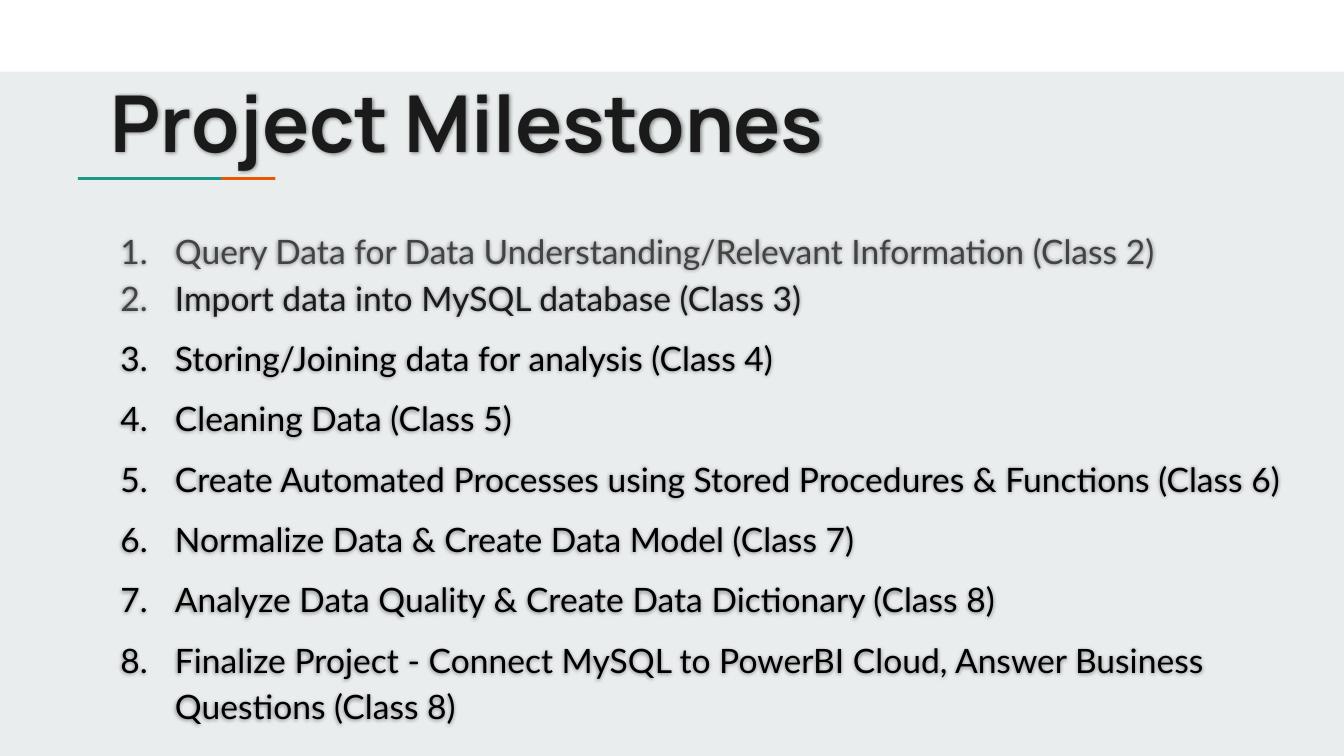
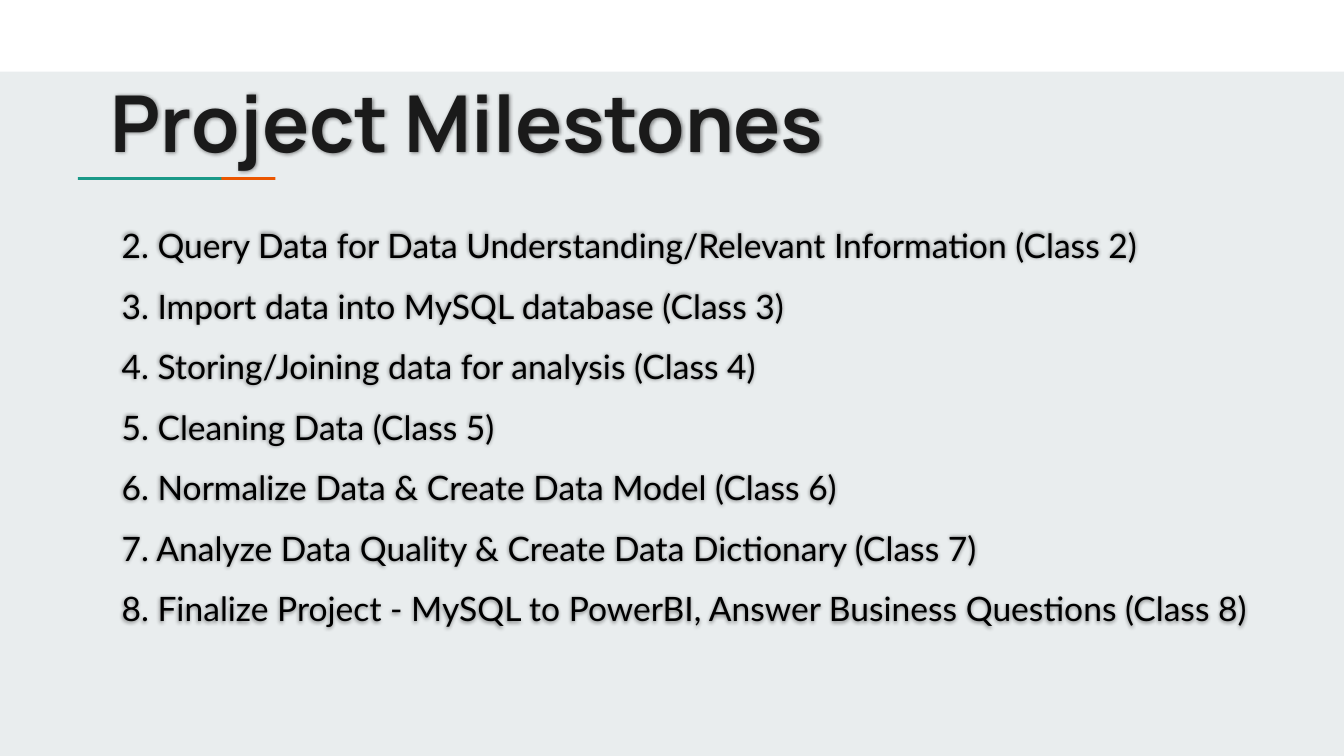
Before and after one commit to jbergmann56/OSDA-DataManipulationAndManagement, a slide deck: slide 6 of Class Project/Class Project - DMM.pptx. Drawn at 1344x756 pixels with LibreOffice and Linux fonts; fonts in the diff are those of the drawing. Boxes give left, top, right and bottom in pixels: in the first picture for what was removed or moved away, otherwise in the second. Text is boxed around its words. In the diff, an @@ line names an element or a change of style, - is before the commit and + after.

```diff
--- a/Class Project/Class Project - DMM.pptx
+++ b/Class Project/Class Project - DMM.pptx
@@ text at (122, 232, 1246, 627): text changed @@
-1. Query Data for Data Understanding/Relevant Information (Class 2)
-2. Import data into MySQL database (Class 3)
-3. Storing/Joining data for analysis (Class 4)
-4. Cleaning Data (Class 5)
-5. Create Automated Processes using Stored Procedures & Functions (Class 6)
-6. Normalize Data & Create Data Model (Class 7)
-7. Analyze Data Quality & Create Data Dictionary (Class 8)
-8. Finalize Project - Connect MySQL to PowerBI Cloud, Answer Business Questions (Class 8)
+2. Query Data for Data Understanding/Relevant Information (Class 2)
+3. Import data into MySQL database (Class 3)
+4. Storing/Joining data for analysis (Class 4)
+5. Cleaning Data (Class 5)
+6. Normalize Data & Create Data Model (Class 6)
+7. Analyze Data Quality & Create Data Dictionary (Class 7)
+8. Finalize Project - MySQL to PowerBI, Answer Business Questions (Class 8)
```
Also in this commit, not shown: 2 other slides changed, 31 other files.
